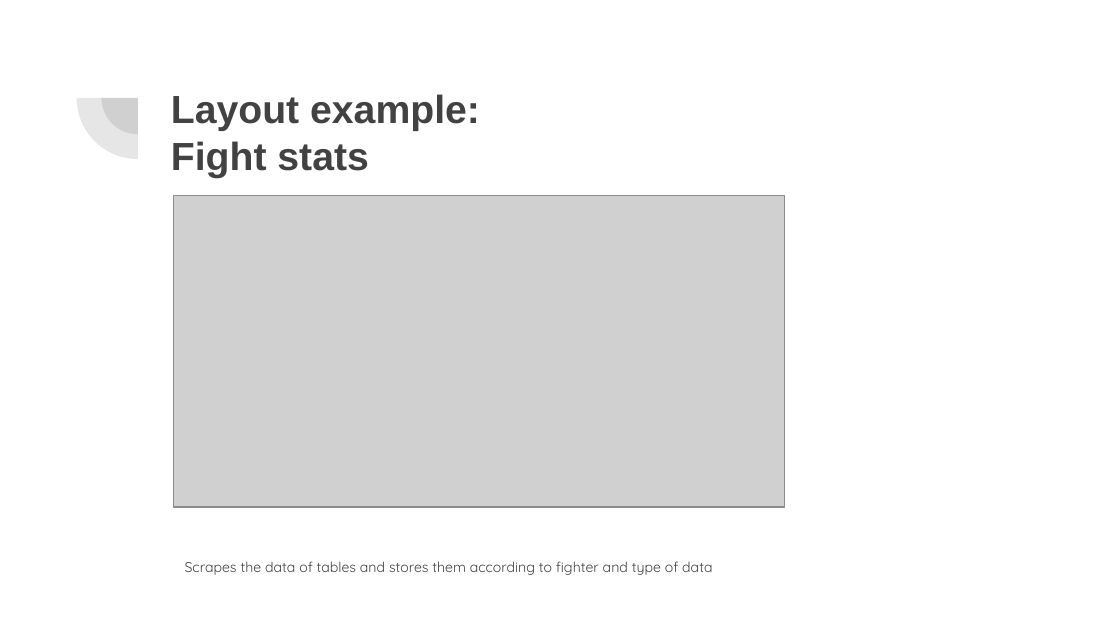
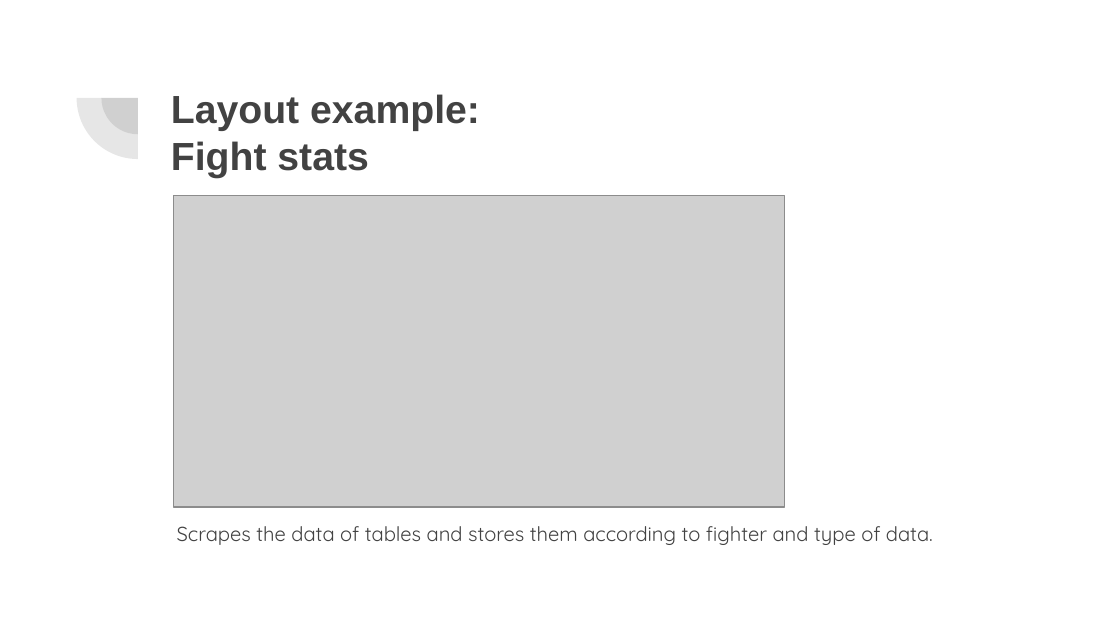
Before and after one commit to MIGUEL-LO/project_1_web_scrapping, a slide deck: slide 6 of Data Pipeline for MMA.pptx (slide 5 before the commit). Drawn at 1120x630 pixels with LibreOffice and Linux fonts; fonts in the diff are those of the drawing; grey boxes stand for pictures. Boxes give left, top, right and bottom in pixels: in the first picture for what was removed or moved away, otherwise in the second. Text is boxed around its words. In the diff, an @@ line names an element or a change of style, - is before the commit and + after.

```diff
--- a/Data Pipeline for MMA.pptx
+++ b/Data Pipeline for MMA.pptx
@@ text at [177,526,933,545]: text changed; size 9.1 to 13 pt @@
-Scrapes the data of tables and stores them according to fighter and type of data
+Scrapes the data of tables and stores them according to fighter and type of data.
```
Also in this commit, not shown: 6 other slides changed, 3 slides added.
